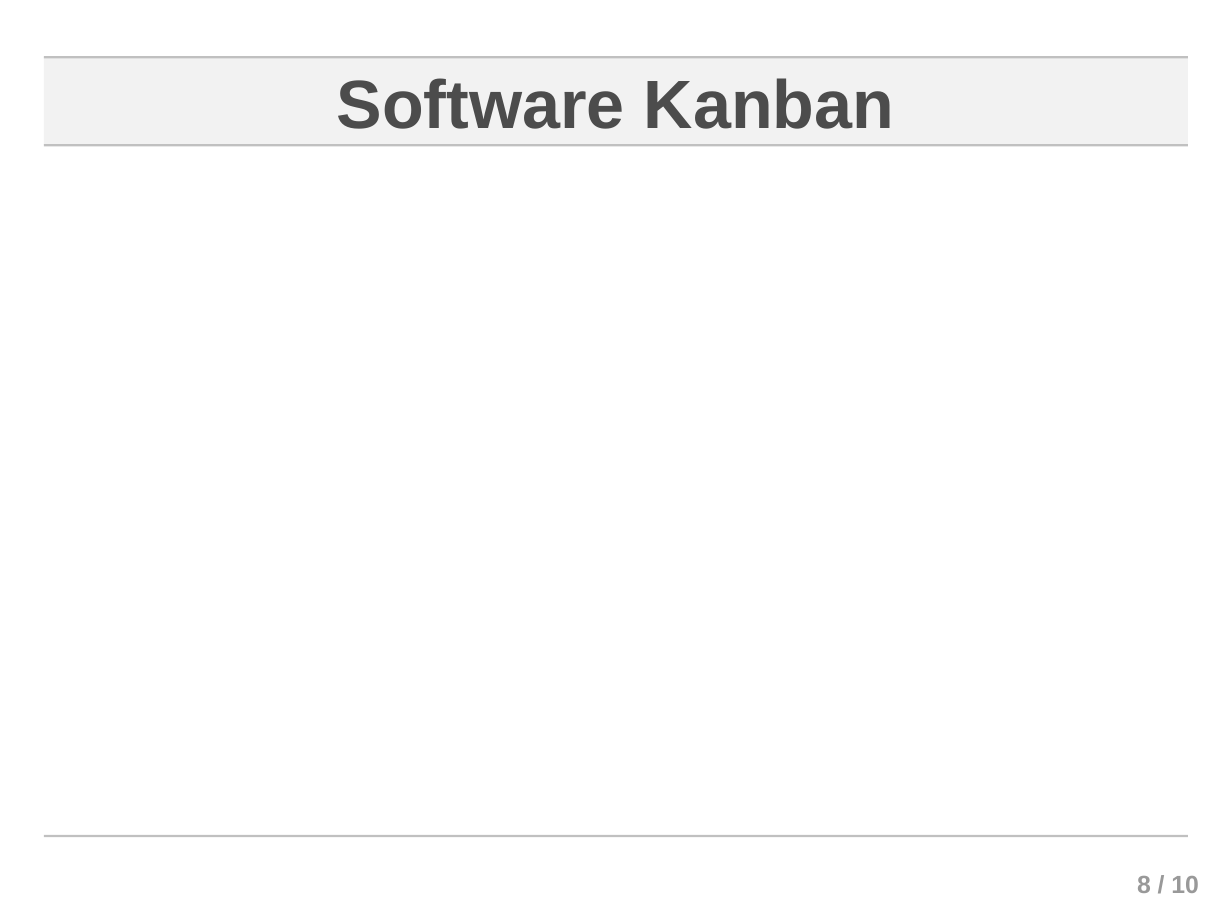
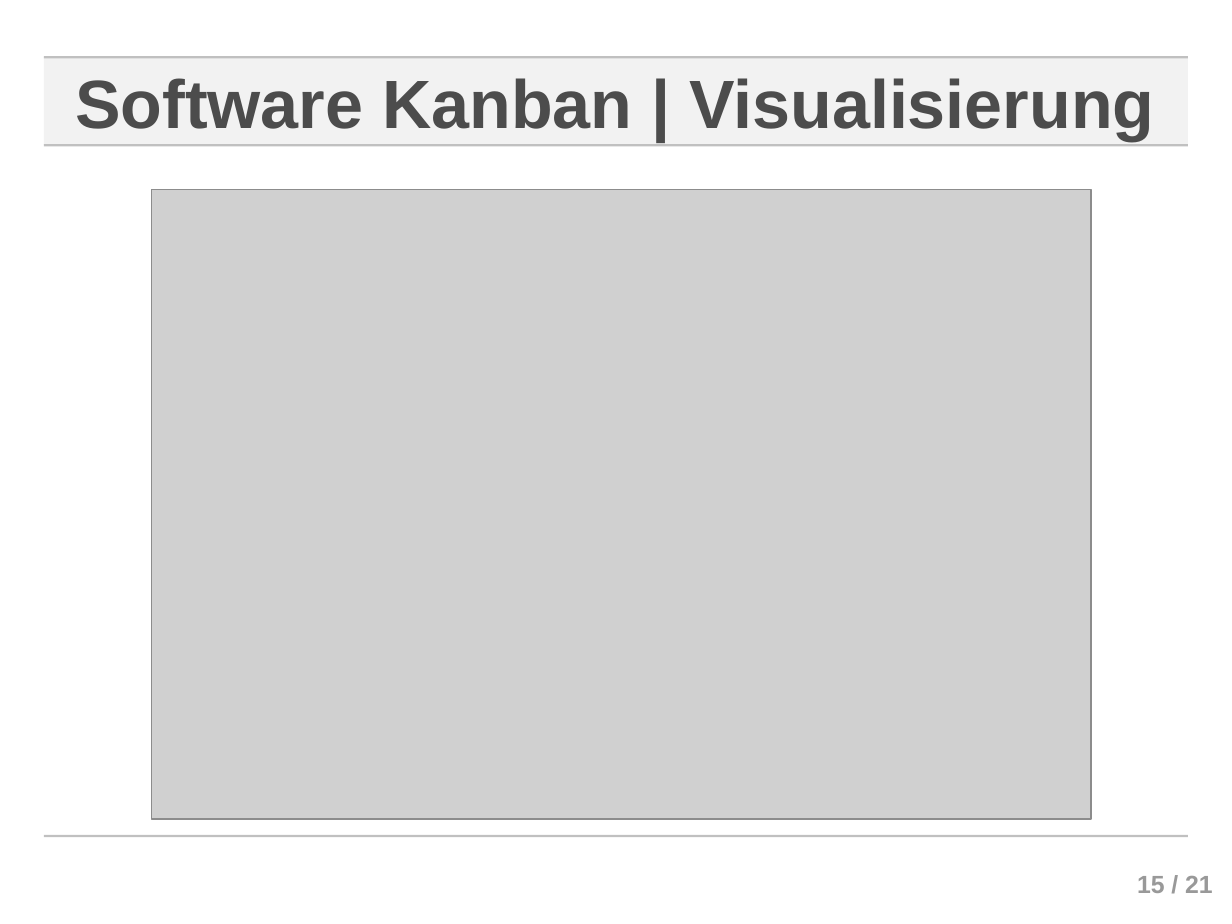
Before and after one commit to ChornHulio/sweSeminar, a slide deck: slide 15 of presentation/Agile Softwareentwicklung.odp (slide 8 before the commit). Drawn at 1232x924 pixels with LibreOffice and Linux fonts; fonts in the diff are those of the drawing; grey boxes stand for pictures; background and template pictures are left out. Boxes give left, top, right and bottom in pixels: in the first picture for what was removed or moved away, otherwise in the second. Text is boxed around its words. In the diff, an @@ line names an element or a change of style, - is before the commit and + after.

```diff
--- a/presentation/Agile Softwareentwicklung.odp
+++ b/presentation/Agile Softwareentwicklung.odp
@@ title at (x1=75, y1=78, x2=1154, y2=140): text changed @@
-Software Kanban
+Software Kanban | Visualisierung
@@ picture added at (x1=152, y1=190, x2=1091, y2=819) @@
@@ page number at (x1=1137, y1=876, x2=1213, y2=893): text changed @@
-8 / 10
+15 / 21
```
Also in this commit, not shown: 3 other slides changed, 12 slides added, 1 slide removed, 4 other files.
